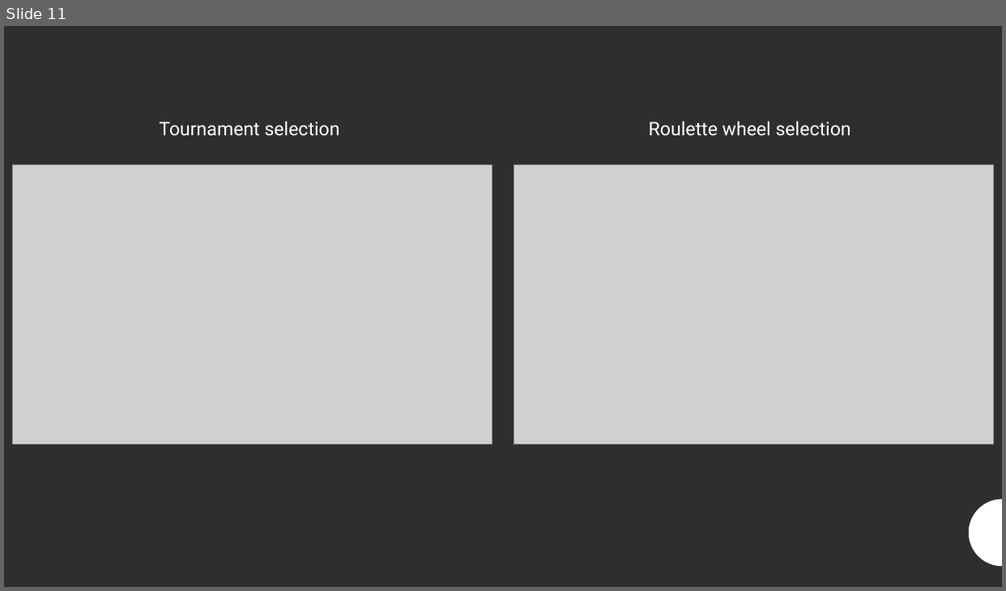
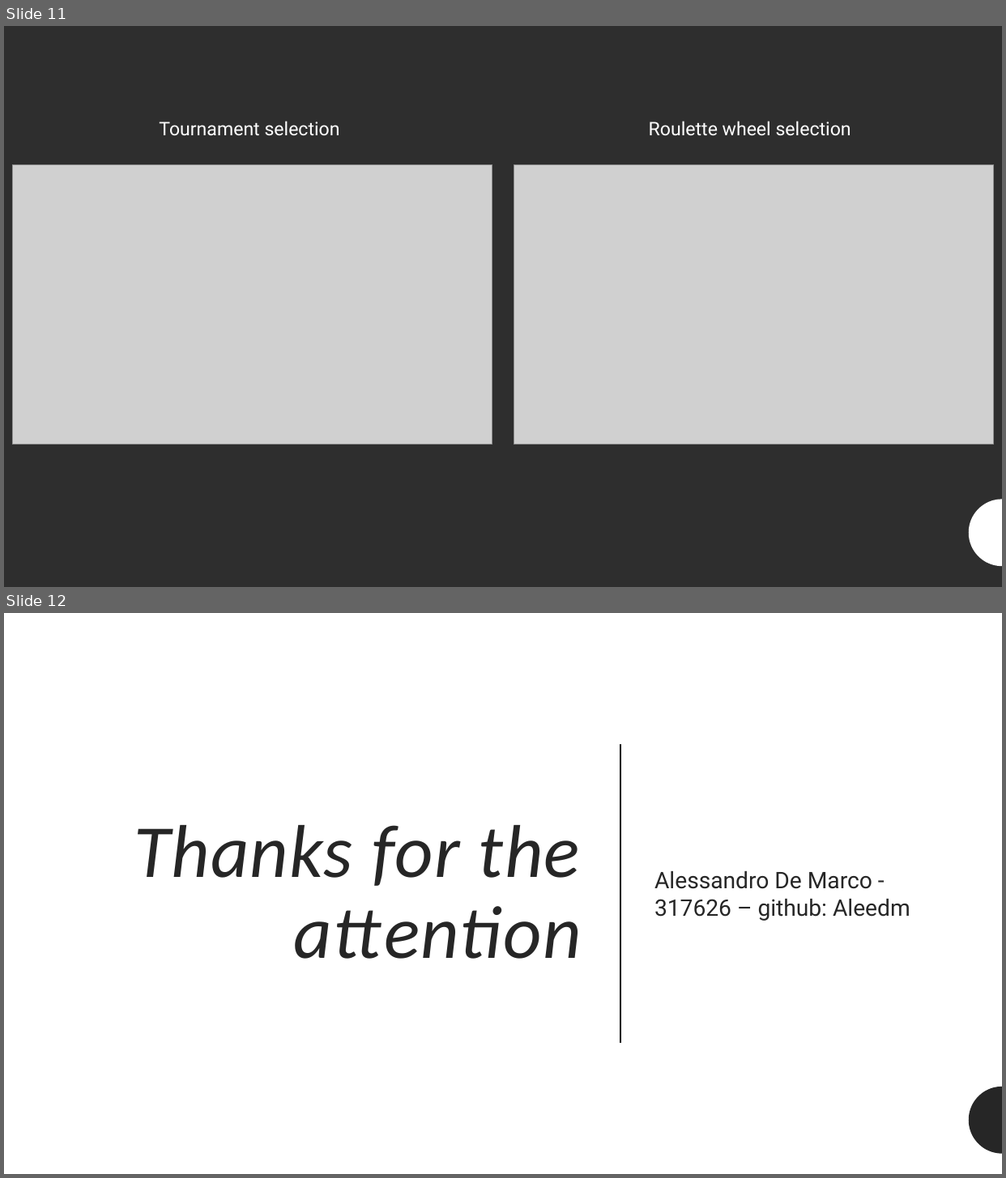
Before and after one commit to Aleedm/computational-intelligence, a slide deck: nim_game/ES nim game.pptx. Shown one above the other, each under a label of ours: slide 11 before the commit, slides 11 and 12 after it. The pictures are 1006x591 and 1006x1178 pixels, drawn with LibreOffice and Linux fonts; fonts in the diff are those of the drawing; grey boxes stand for pictures. Boxes give left, top, right and bottom in pixels: in the first picture for what was removed or moved away, otherwise in the second. Text is boxed around its words. In the diff, an @@ line names an element or a change of style, - is before the commit and + after.

Commit message:
Updated presentation

```diff
--- a/nim_game/ES nim game.pptx
+++ b/nim_game/ES nim game.pptx
@@ slide 12 added at (x1=4, y1=613, x2=1002, y2=1174), background #FFFFFF @@
@@ rectangle added at (x1=4, y1=613, x2=1002, y2=1174), fill #FFFFFF @@
@@ line added from (66, 717) to (66, 1174), #1C2432 1.5 pt @@
@@ line added from (621, 744) to (621, 1043), #000000 1.5 pt @@
@@ title added at (x1=134, y1=825, x2=582, y2=959), 72 pt, text #262626, italic @@
+Thanks for the attention
@@ text added at (x1=654, y1=871, x2=910, y2=921), 22 pt, text #262626 @@
+Alessandro De Marco - 317626 – github: Aleedm
@@ freeform shape added at (x1=969, y1=1086, x2=1002, y2=1153), fill #262626 @@
@@ freeform shape added at (x1=969, y1=1086, x2=1002, y2=1153), fill #262626 @@
@@ freeform shape added at (x1=969, y1=1087, x2=1002, y2=1154), fill #262626 @@
```
Also in this commit, not shown: 1 other file.
